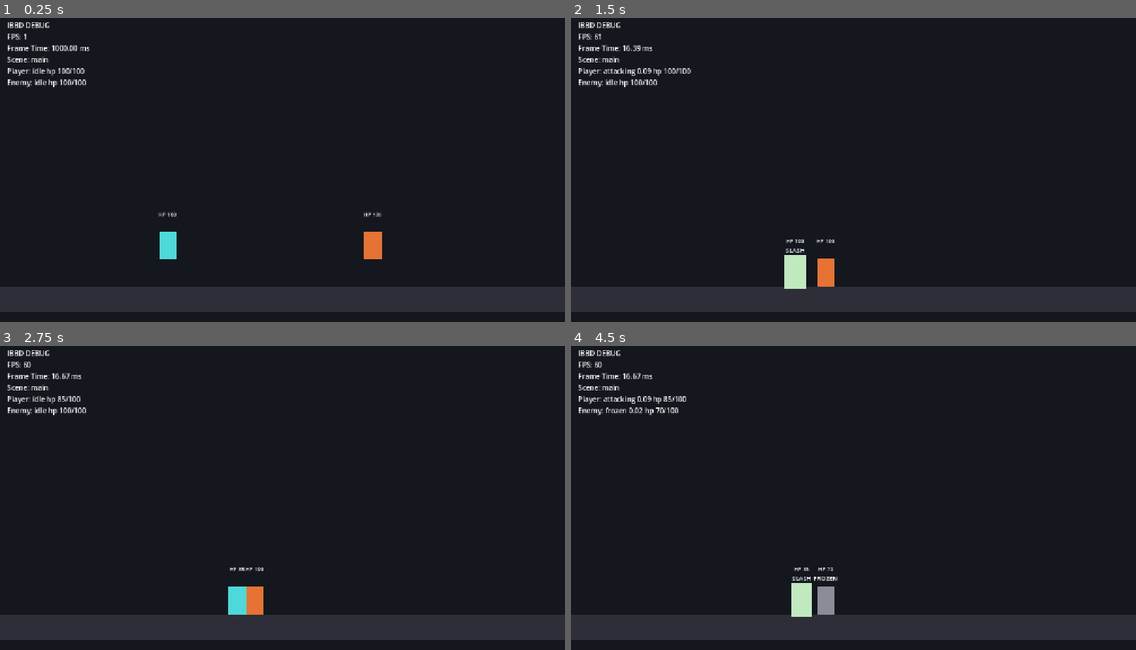
Above: before the commit, frames 1-4 (two rows, left to right).
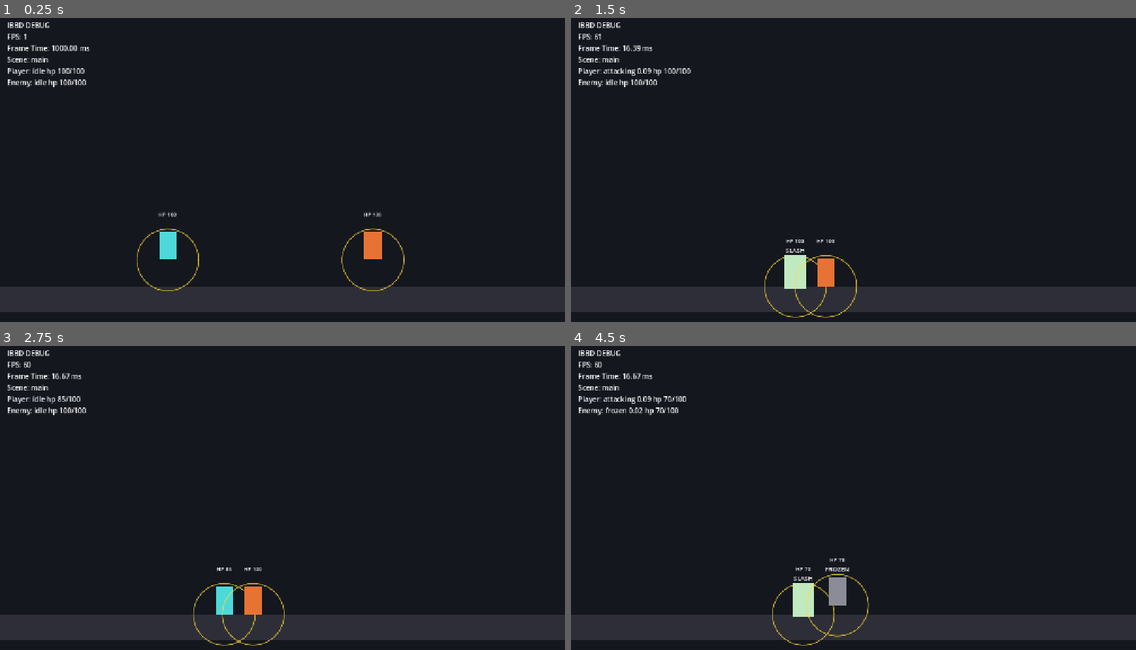
Above: after the commit, the same moments.

Repository: yunjeonghwan01-max/prot-TimeStop.1
Game: Godot game, scene res://_scenes/main.tscn
The game is run twice, just before and just after one commit, with the same random seed, the same clock (stepped at 60 frames per second) and the same inputs.
Inputs:
- Up to frame 1 (0.25 s): no input
- Up to frame 2 (1.5 s): hold X (attacking) 0.53-1.28 s; hold Right (player_move_right) from 0.53 s (still down); tap X (attacking) at 1.35 s
- Up to frame 3 (2.75 s): release Right (player_move_right) at 2.03 s; hold Left (player_move_left) from 2.03 s (still down); hold D (collapsing) from 2.03 s (still down); tap X (attacking) at 2.3 s
- Up to frame 4 (4.5 s): release Left (player_move_left) at 2.78 s; release D (collapsing) at 2.78 s; hold Right (player_move_right) 2.78-4.28 s; tap A (freezing) at 2.85 s; tap X (attacking) at 3.05, 4.35 s; hold X (attacking) 3.53-4.28 s; tap Enter at 4.25 s; hold Left (player_move_left) from 4.28 s (still down)

The runs differ from the first frame. In frame 1, 0.3% of the frame differs, in the area x 24-72%, y 69-90%; in frame 2, 0.3%; in frame 3, 0.8%; in frame 4, 1.0%, in the area x 16-53%, y 16-99%.

Commit message:
공격시 넉백 구현

Diff:
--- a/_scripts/actor.gd
+++ b/_scripts/actor.gd
@@ -16,6 +16,9 @@
 @export var attack_damage := 15
 @export var melee_range := 70.0
 @export var attack_time := 0.22
+@export var knockback_x := 220.0
+@export var knockback_y := 260.0
+@export var show_melee_gizmo := true
 @export var body_color := Color(0.3, 0.85, 0.85)
 @export var opponent: Actor
 
@@ -27,6 +30,7 @@
 var stop_cooldown_left := 0.0
 var hp := 100
 var is_dead := false
+var knockback_vel_x := 0.0
 
 @onready var body: ColorRect = $Body
 @onready var status_label: Label = $StatusLabel
@@ -37,6 +41,7 @@
 	add_to_group("duel_actor")
 	hp = max_hp
 	body.pivot_offset = body.size * 0.5
+	queue_redraw()
 	_update_look()
 
 
@@ -73,14 +78,20 @@
 	stun_kind = ""
 	if opponent != null and is_instance_valid(opponent) and not opponent.is_dead:
 		if global_position.distance_to(opponent.global_position) <= melee_range:
-			opponent.take_damage(attack_damage)
-	_update_look()
-
-
-func take_damage(amount: int) -> void:
+			opponent.take_damage(attack_damage, self)
+	_update_look()
+
+
+func take_damage(amount: int, from: Actor = null) -> void:
 	if is_dead:
 		return
 	hp = maxi(hp - amount, 0)
+	if from != null:
+		var dir := signf(global_position.x - from.global_position.x)
+		if dir == 0.0:
+			dir = 1.0
+		knockback_vel_x = dir * knockback_x
+		velocity.y = -knockback_y
 	if hp <= 0:
 		_die()
 	_update_look()
@@ -154,7 +165,14 @@
 	else:
 		velocity.y = minf(velocity.y, 0.0)
 
-	if state == State.IDLE and not is_dead:
+	if absf(knockback_vel_x) > 1.0:
+		velocity.x = knockback_vel_x
+		knockback_vel_x = move_toward(knockback_vel_x, 0.0, knockback_x * 4.0 * delta)
+		if state != State.IDLE:
+			state_time -= delta
+			if state_time <= 0.0:
+				_on_state_timeout()
+	elif state == State.IDLE and not is_dead:
 		velocity.x = move_axis * move_speed
 	else:
 		velocity.x = 0.0
@@ -164,6 +182,7 @@
 				_on_state_timeout()
 
 	move_and_slide()
+	queue_redraw()
 	_update_look()
 
 
@@ -214,3 +233,10 @@
 			body.color = body_color
 			status_label.text = ""
 	body.scale = Vector2(pulse, pulse)
+
+
+func _draw() -> void:
+	if not show_melee_gizmo:
+		return
+	var gizmo_color := Color(1.0, 0.85, 0.2, 0.7)
+	draw_arc(Vector2.ZERO, melee_range, 0.0, TAU, 48, gizmo_color, 2.0, true)
